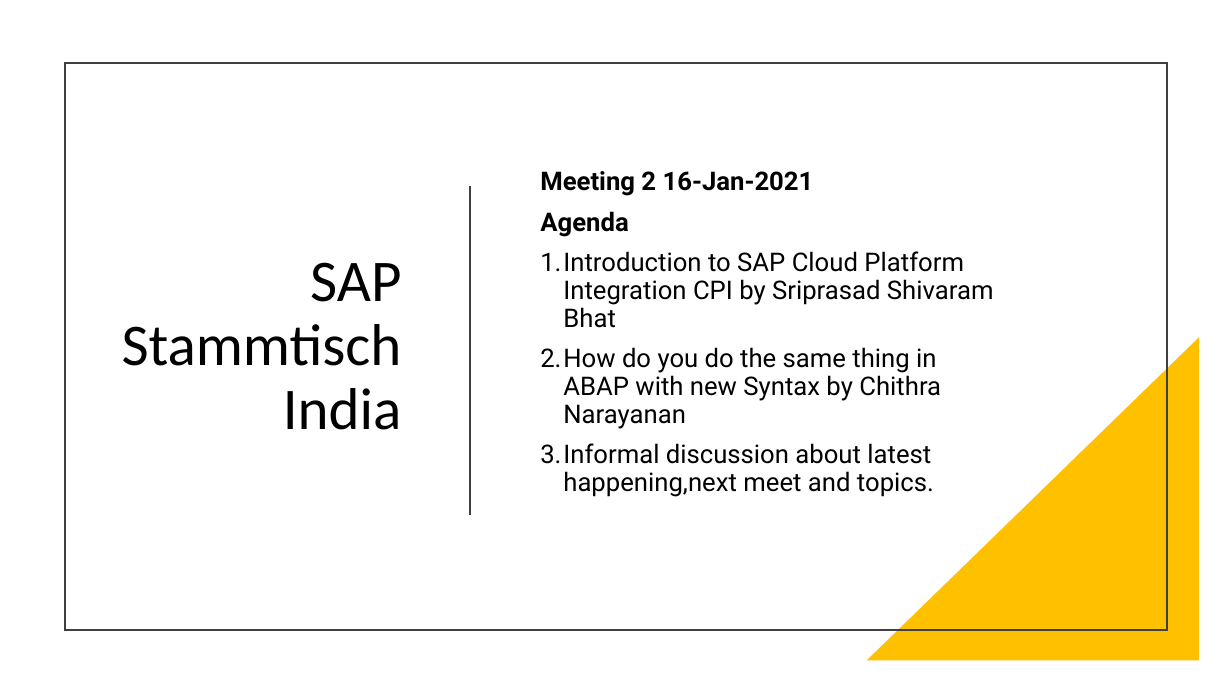
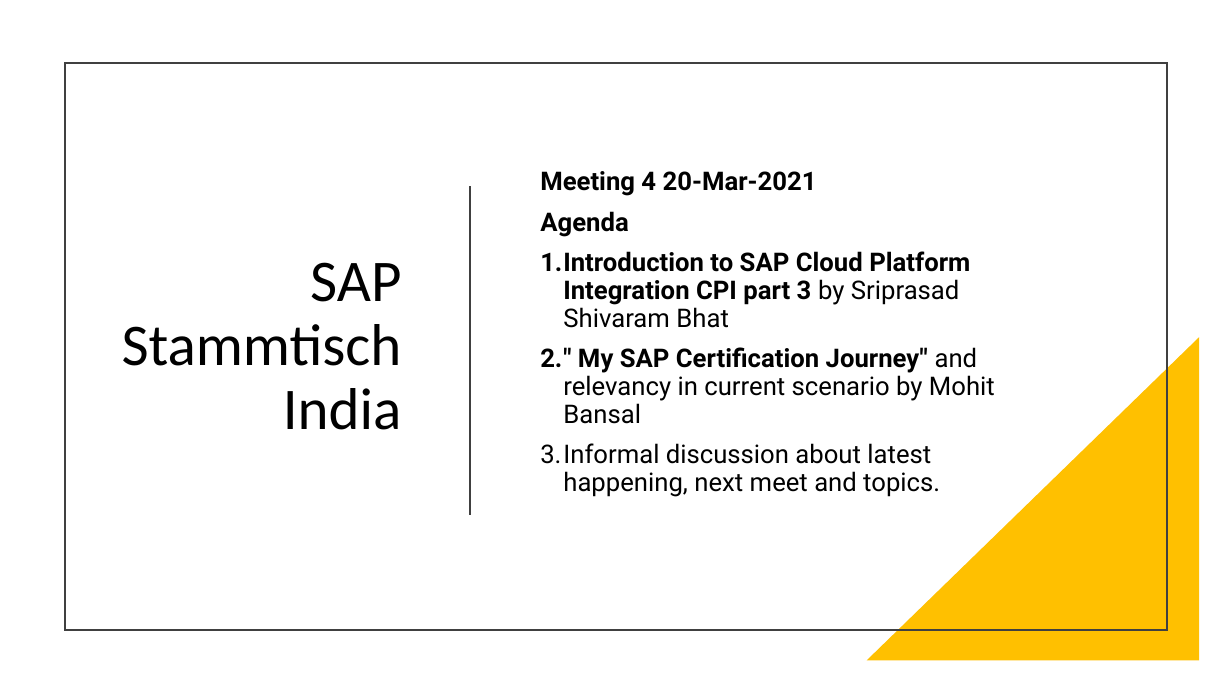
Before and after one commit to Technology-Enthusiast/SAPStammtischIndia, a slide deck: slide 1 of SAP Stammtisch India.pptx. Drawn at 1232x693 pixels with LibreOffice and Linux fonts; fonts in the diff are those of the drawing. Boxes give left, top, right and bottom in pixels: in the first picture for what was removed or moved away, otherwise in the second. Text is boxed around its words. In the diff, an @@ line names an element or a change of style, - is before the commit and + after.

Commit message:
Meeting 4

```diff
--- a/SAP Stammtisch India.pptx
+++ b/SAP Stammtisch India.pptx
@@ text at [540, 171, 817, 196]: text changed @@
-Meeting 2 16-Jan-2021
+Meeting 4 20-Mar-2021
@@ text at [540, 251, 995, 497]: text changed @@
-1. Introduction to SAP Cloud Platform Integration CPI by Sriprasad Shivaram Bhat
-2. How do you do the same thing in ABAP with new Syntax by Chithra Narayanan
-3. Informal discussion about latest happening,next meet and topics.
+1. Introduction to SAP Cloud Platform Integration CPI part 3 by Sriprasad Shivaram Bhat
+2. " My SAP Certification Journey" and relevancy in current scenario by Mohit Bansal
+3. Informal discussion about latest happening, next meet and topics.
```
Also in this commit, not shown: 1 other file.
